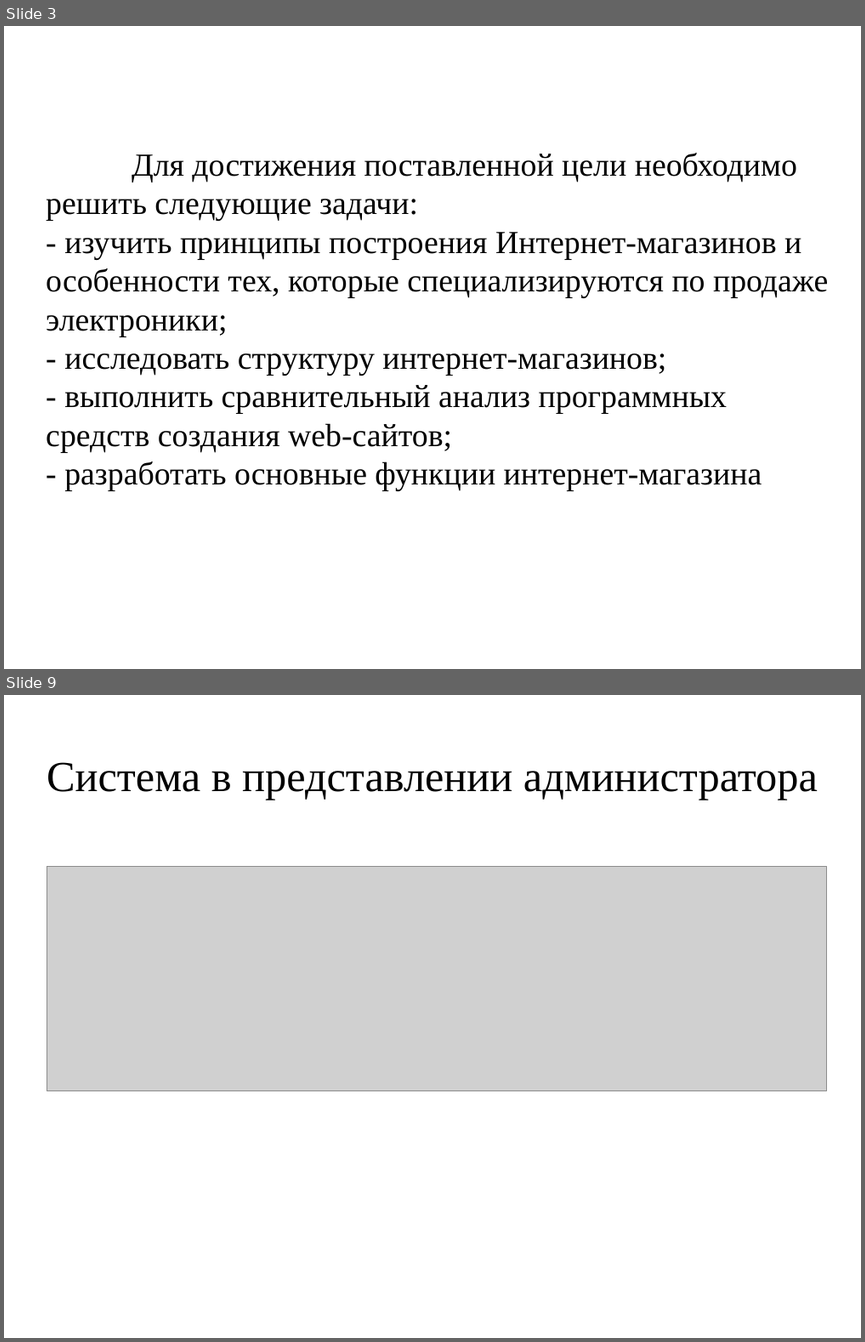
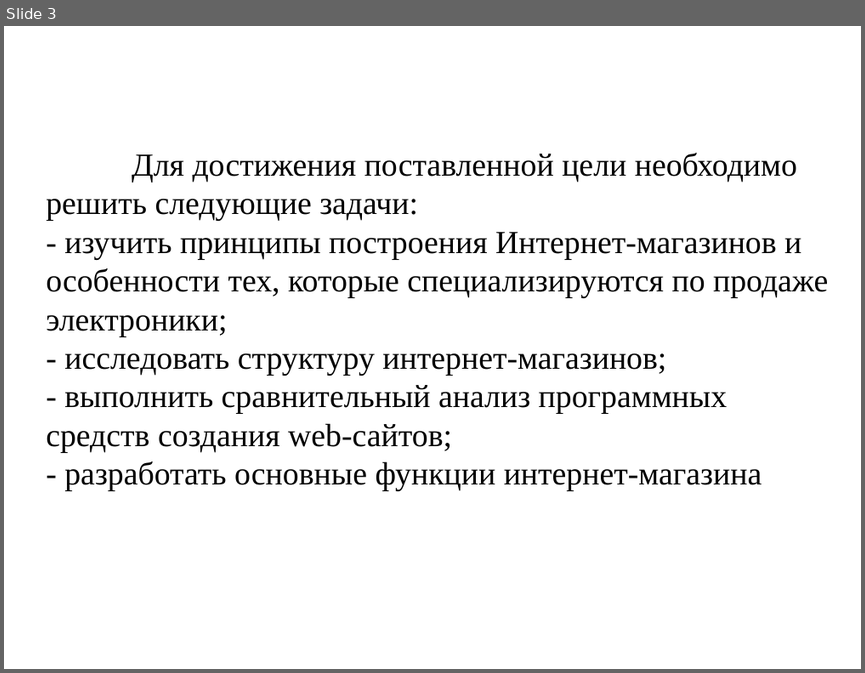
Before and after one commit to Vlad708/redux-shop, a slide deck: react-shopping-cart/public/work.pptx. Shown one above the other, each under a label of ours: slides 3 and 9 before the commit, slide 3 after it; the slides between them are not shown. The pictures are 865x1342 and 865x673 pixels, drawn with LibreOffice and Linux fonts; fonts in the diff are those of the drawing; grey boxes stand for pictures. Boxes give left, top, right and bottom in pixels: in the first picture for what was removed or moved away, otherwise in the second. Text is boxed around its words. In the diff, an @@ line names an element or a change of style, - is before the commit and + after.

```diff
--- a/react-shopping-cart/public/work.pptx
+++ b/react-shopping-cart/public/work.pptx
@@ slide 9 removed at box(4, 695, 861, 1338), background #FFFFFF @@
@@ text removed at box(46, 762, 817, 800) @@
-Система в представлении администратора
@@ picture removed at box(46, 867, 827, 1091) @@
```
Also in this commit, not shown: 3 slides changed, 5 other slides removed, 2 other files.
